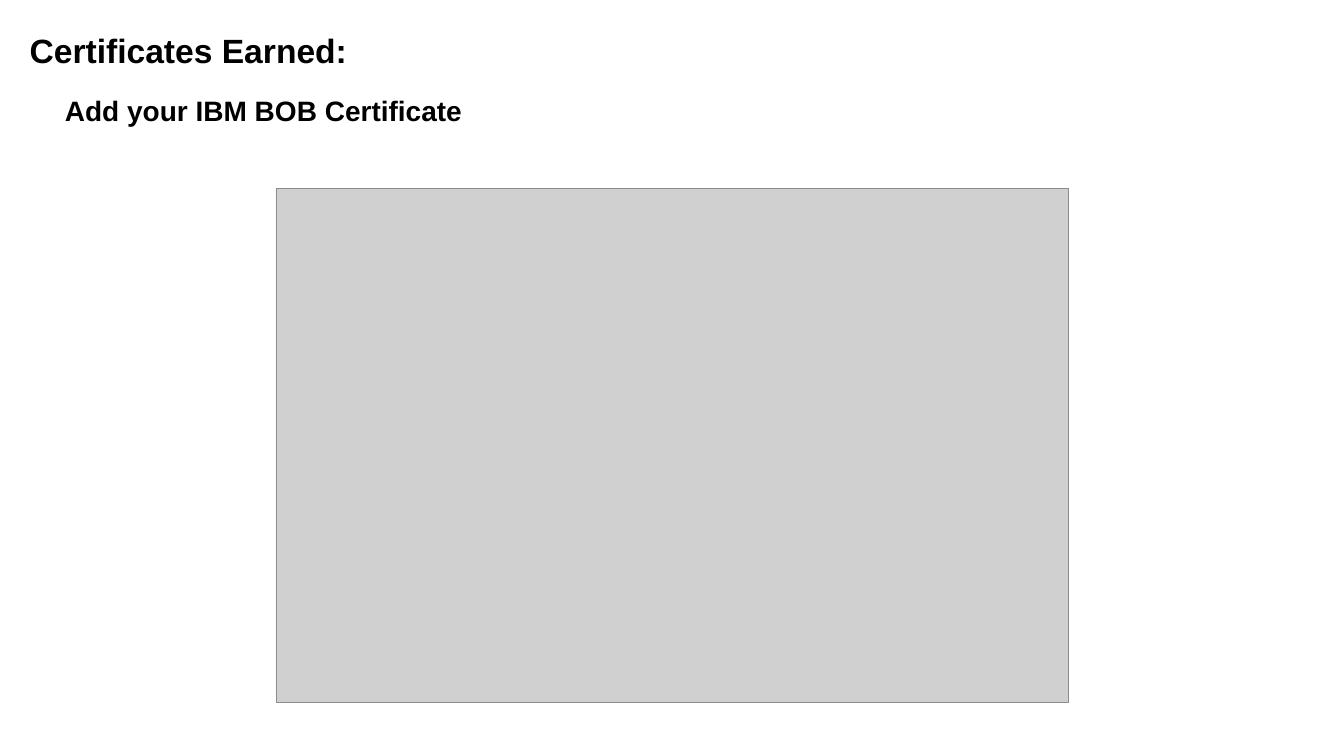
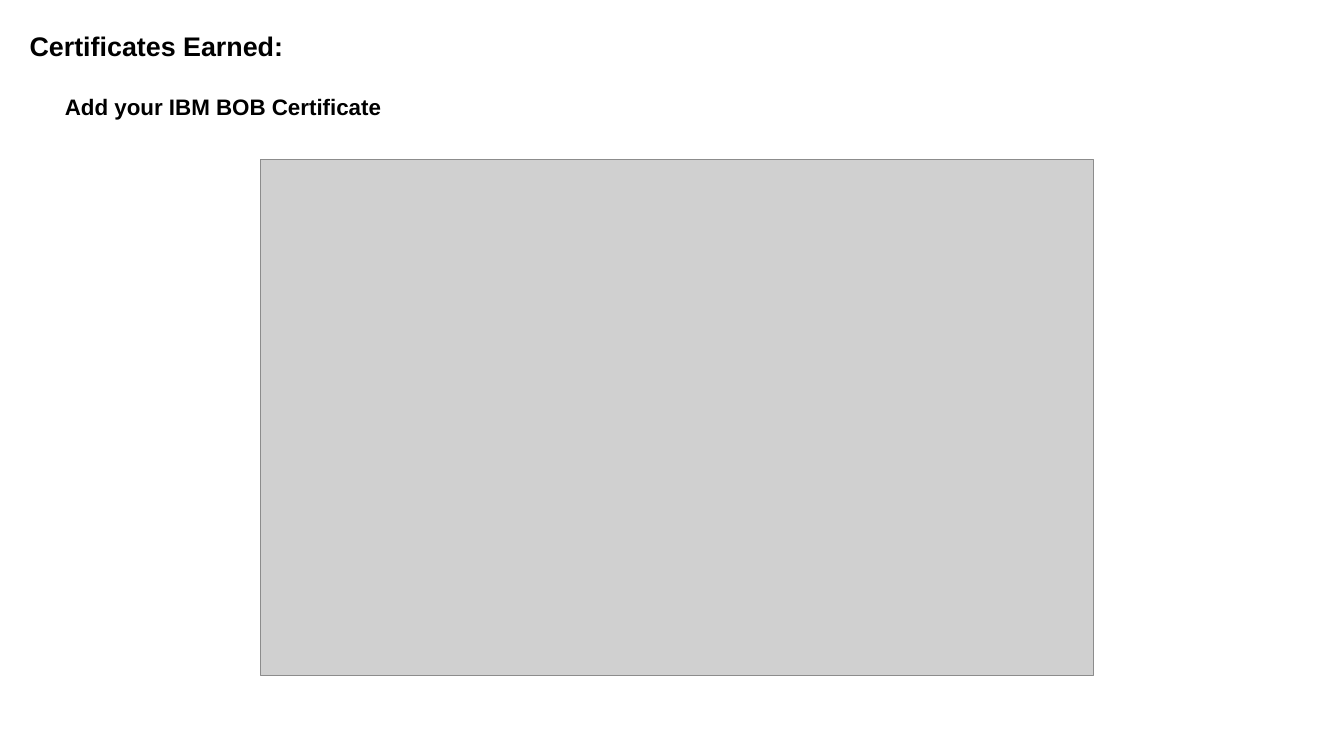
Before and after one commit to Asqi06/IBMhack, a slide deck: slide 13 of ibm.pptx (slide 15 before the commit). Drawn at 1344x756 pixels with LibreOffice and Linux fonts; fonts in the diff are those of the drawing; grey boxes stand for pictures. Boxes give left, top, right and bottom in pixels: in the first picture for what was removed or moved away, otherwise in the second. Text is boxed around its words. In the diff, an @@ line names an element or a change of style, - is before the commit and + after.

```diff
--- a/ibm.pptx
+++ b/ibm.pptx
@@ text "Certificates Earned:" at bbox=[30, 36, 283, 57]: size 24 to 19.2 pt @@
@@ text "Add your IBM BOB Certificate" at bbox=[65, 98, 381, 120]: size 20 to 16 pt @@
@@ picture: place and size @@
-picture at bbox=[277, 189, 1069, 702]
+picture at bbox=[260, 159, 1094, 675]
```
Also in this commit, not shown: 12 other slides changed, 2 slides removed, 10 other files.
